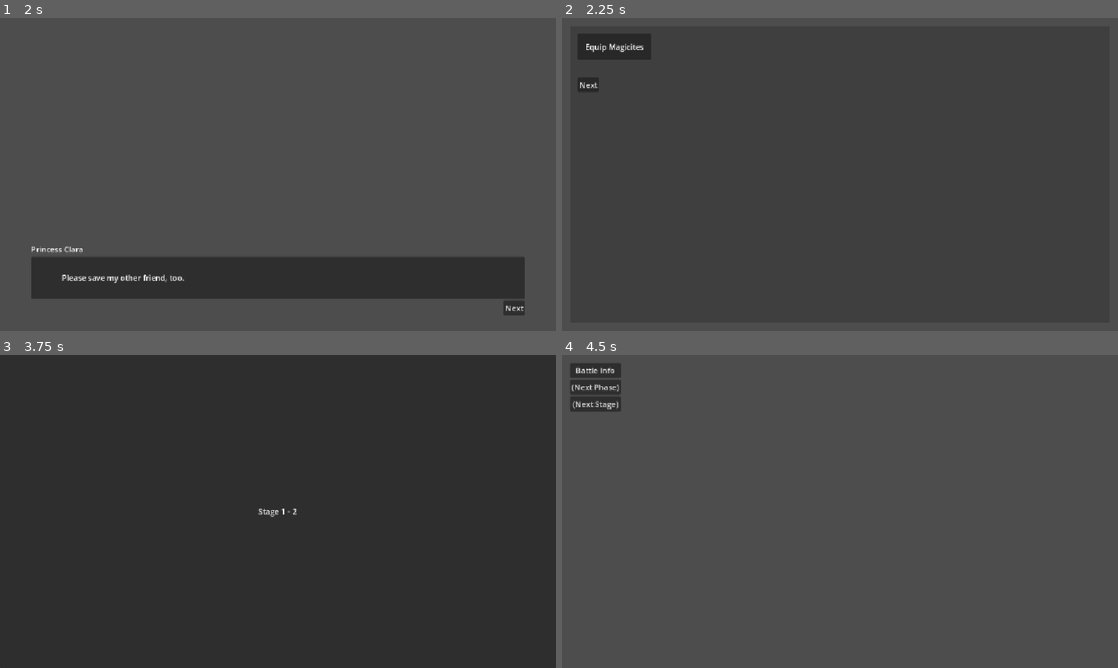
Above: before the commit, frames 1-4 (two rows, left to right).
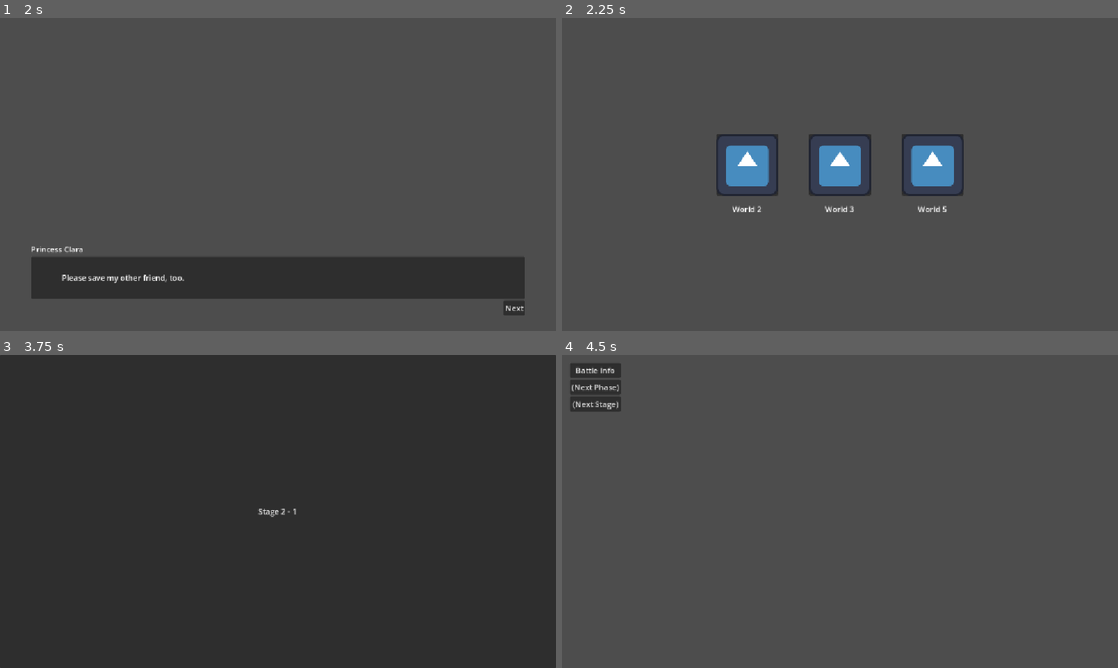
Above: after the commit, the same moments.

Repository: Adnyropast/pwkz-godot-4.7
Game: Godot game, scene res://scenes/rescue_screen.tscn
Two runs of this game, one before a commit and one after it. Both use one fixed random seed, a clock stepped at 60 frames per second and the inputs below. The project has no main scene, so this scene is started directly. The engine's default icon, where the game draws it, is replaced by a stand-in: a white triangle on a blue panel in a dark square.
Inputs (mouse positions are in pixels of both pictures, inside the frame that each line leads up to):
- Up to frame 1 (2 s): click "Next" at 0.5 s; click "Next" at 1.25 s
- Up to frame 2 (2.25 s): click "Next" at 2 s
- Up to frame 3 (3.75 s): click (183, 502) at 2.77 s; click "Next" at 3.5 s
- Up to frame 4 (4.5 s): tap Enter (ui_accept) at 4.25 s

Frame 1 is identical in both runs. In frame 2, 5.2% of the frame differs, in the area x 2-73%, y 4-62%; in frame 3, less than 0.1%; in frame 4, nothing differs.

Commit message:
feat: add world select screen & system

Diff:
--- a/globals/WorldState.gd
+++ b/globals/WorldState.gd
@@ -41,7 +41,14 @@
 	Scenes.go_to_stage_inbetween_screen()
 
 func end_rescue() -> void:
-	next_stage()
+	Scenes.go_to_world_select_screen()
 
 func is_final_world() -> bool:
 	return current_world == WorldConstants.WORLDS_COUNT
+
+func move_to_world(world: int) -> void:
+	current_world = world
+	current_stage = 1
+	current_phase = 0
+	prince_saved = false
+	Scenes.go_to_stage_start_screen()
--- a/scenes/rescue_screen.gd
+++ b/scenes/rescue_screen.gd
@@ -5,7 +5,6 @@
 const STEP_END: int = 2
 const STEP_END_RESULTS: int = 3
 const STEP_REWARDS: int = 4
-const STEP_EQUIP_SCREEN: int = 5
 
 @onready var dialogue_box: Node = $MarginContainer/DialogueBox
 var step: int = STEP_0
@@ -27,8 +26,6 @@
 		init_step_rewards()
 	elif step == STEP_END_RESULTS:
 		init_step_end_results()
-	elif step == STEP_EQUIP_SCREEN:
-		init_step_equip_screen()
 	else:
 		end_step()
 
@@ -41,8 +38,6 @@
 		cleanup_step_rewards()
 	elif step == STEP_END_RESULTS:
 		cleanup_step_end_results()
-	elif step == STEP_EQUIP_SCREEN:
-		cleanup_step_equip_screen()
 	else:
 		end_step()
 
@@ -57,7 +52,7 @@
 	dialogue_box.set_message("Please save my other friend, too.")
 
 func cleanup_step_1() -> void:
-	init_step(STEP_EQUIP_SCREEN)
+	init_step(STEP_END)
 
 func init_step_end_results() -> void:
 	PopupInterfaces.open_end_results_popup(cleanup_step)
@@ -74,11 +69,5 @@
 	else:
 		init_step(STEP_1)
 
-func init_step_equip_screen() -> void:
-	PopupInterfaces.open_equip_screen_popup(cleanup_step)
-
-func cleanup_step_equip_screen() -> void:
-	init_step(STEP_END)
-
 func end_step() -> void:
 	WorldState.end_rescue()
--- /dev/null
+++ b/scenes/world_select_item.gd
@@ -0,0 +1,14 @@
+extends Control
+
+@onready var world_label: Label = $VBoxContainer/HBoxContainer/LabelWorld
+signal select_button_pressed
+var world: int
+
+func _ready() -> void:
+	world_label.text = str(world)
+
+func _on_button_select_pressed() -> void:
+	select_button_pressed.emit(world)
+
+func set_world(p_world: int) -> void:
+	world = p_world
--- /dev/null
+++ b/scenes/world_select_item.tscn
@@ -0,0 +1,39 @@
+[gd_scene format=3 uid="uid://cedojrkh7nmyx"]
+
+[ext_resource type="Script" uid="uid://b8ghytvxo1fhx" path="res://scenes/world_select_item.gd" id="1_o8c2x"]
+[ext_resource type="Texture2D" uid="uid://dh4ttleyycexo" path="res://icon.svg" id="1_rjm6a"]
+
+[node name="WorldSelectItem" type="MarginContainer" unique_id=851167114]
+script = ExtResource("1_o8c2x")
+
+[node name="VBoxContainer" type="VBoxContainer" parent="." unique_id=313251091]
+layout_mode = 2
+theme_override_constants/separation = 16
+
+[node name="MarginContainer" type="MarginContainer" parent="VBoxContainer" unique_id=1471139542]
+layout_mode = 2
+mouse_filter = 2
+
+[node name="ButtonSelect" type="Button" parent="VBoxContainer/MarginContainer" unique_id=412336110]
+layout_mode = 2
+
+[node name="TextureRect" type="TextureRect" parent="VBoxContainer/MarginContainer" unique_id=256375021]
+custom_minimum_size = Vector2(128, 128)
+layout_mode = 2
+mouse_filter = 2
+texture = ExtResource("1_rjm6a")
+expand_mode = 1
+
+[node name="HBoxContainer" type="HBoxContainer" parent="VBoxContainer" unique_id=769715461]
+layout_mode = 2
+alignment = 1
+
+[node name="Label" type="Label" parent="VBoxContainer/HBoxContainer" unique_id=1180742088]
+layout_mode = 2
+text = "World"
+
+[node name="LabelWorld" type="Label" parent="VBoxContainer/HBoxContainer" unique_id=1280418066]
+layout_mode = 2
+text = "1"
+
+[connection signal="pressed" from="VBoxContainer/MarginContainer/ButtonSelect" to="." method="_on_button_select_pressed"]
--- /dev/null
+++ b/scenes/world_select_screen.gd
@@ -0,0 +1,27 @@
+extends Control
+
+@onready var worlds_container: Container = $CenterContainer/WorldsContainer
+var next_world: int
+
+func _ready() -> void:
+	var worlds: Array = WorldSelectOptions.get_next_worlds_options()
+
+	for world in worlds:
+		var item: Node = InterfaceItems.create_world_select_item(world)
+		var select_button_pressed: Signal = item.select_button_pressed
+		select_button_pressed.connect(on_select_button_pressed)
+		worlds_container.add_child(item)
+
+func on_select_button_pressed(world: int) -> void:
+	next_world = world
+	pause()
+	PopupInterfaces.open_equip_screen_popup(on_equip_screen_closed)
+
+func on_equip_screen_closed() -> void:
+	WorldState.move_to_world(next_world)
+
+func pause() -> void:
+	process_mode = Node.PROCESS_MODE_DISABLED
+
+func unpause() -> void:
+	process_mode = Node.PROCESS_MODE_INHERIT
--- /dev/null
+++ b/scenes/world_select_screen.tscn
@@ -0,0 +1,24 @@
+[gd_scene format=3 uid="uid://5fiv7sch53kc"]
+
+[ext_resource type="Script" uid="uid://b1bmphiov7meg" path="res://scenes/world_select_screen.gd" id="1_36itx"]
+
+[node name="WorldSelectScreen" type="Control" unique_id=50652251]
+layout_mode = 3
+anchors_preset = 15
+anchor_right = 1.0
+anchor_bottom = 1.0
+grow_horizontal = 2
+grow_vertical = 2
+script = ExtResource("1_36itx")
+
+[node name="CenterContainer" type="CenterContainer" parent="." unique_id=1949911576]
+layout_mode = 1
+anchors_preset = 15
+anchor_right = 1.0
+anchor_bottom = 1.0
+grow_horizontal = 2
+grow_vertical = 2
+
+[node name="WorldsContainer" type="HBoxContainer" parent="CenterContainer" unique_id=558357691]
+layout_mode = 2
+theme_override_constants/separation = 64
--- /dev/null
+++ b/static/InterfaceItems.gd
@@ -0,0 +1,8 @@
+extends Node
+
+class_name InterfaceItems
+
+static func create_world_select_item(world: int) -> Node:
+	var item: Node = preload("res://scenes/world_select_item.tscn").instantiate()
+	item.set_world(world)
+	return item
--- a/static/Scenes.gd
+++ b/static/Scenes.gd
@@ -17,3 +17,7 @@
 static func go_to_rescue_screen() -> void:
 	var tree: SceneTree = Engine.get_main_loop()
 	tree.change_scene_to_file("res://scenes/rescue_screen.tscn")
+
+static func go_to_world_select_screen() -> void:
+	var tree: SceneTree = Engine.get_main_loop()
+	tree.change_scene_to_file("res://scenes/world_select_screen.tscn")
--- /dev/null
+++ b/static/WorldSelectOptions.gd
@@ -0,0 +1,40 @@
+extends Node
+
+class_name WorldSelectOptions
+
+static func get_next_worlds_options() -> Array[int]:
+	return get_next_worlds_options_for_world(WorldState.current_world)
+
+static func get_next_worlds_options_for_world(world: int) -> Array[int]:
+	var world_a: int = get_next_world_for_world(world)
+
+	var other_options: Array[int] = get_all_other_options_for_world(world)
+
+	var world_b: int = worlds_random_pop(other_options)
+	var world_c: int = worlds_random_pop(other_options)
+
+	var options: Array[int] = [world_a, world_b, world_c]
+	options.sort()
+
+	return options
+
+static func get_next_world_for_world(world: int) -> int:
+	var next_world: int = world + 1
+	if next_world > WorldConstants.WORLDS_COUNT:
+		next_world = 1
+	return next_world
+
+static func get_all_other_options_for_world(world: int) -> Array[int]:
+	var next_world: int = get_next_world_for_world(world)
+	var options: Array[int] = []
+
+	for i in range(1, mini(WorldConstants.WORLDS_COUNT + 1, world + 5)):
+		if i != world and i != next_world:
+			options.append(i)
+
+	return options
+
+static func worlds_random_pop(worlds: Array[int]) -> int:
+	var index: int = randi_range(0, worlds.size() - 1)
+	var world: int = worlds.pop_at(index)
+	return world
Not shown, added: scenes/world_select_item.gd.uid
Not shown, added: scenes/world_select_screen.gd.uid
Not shown, added: static/InterfaceItems.gd.uid
Not shown, added: static/WorldSelectOptions.gd.uid
